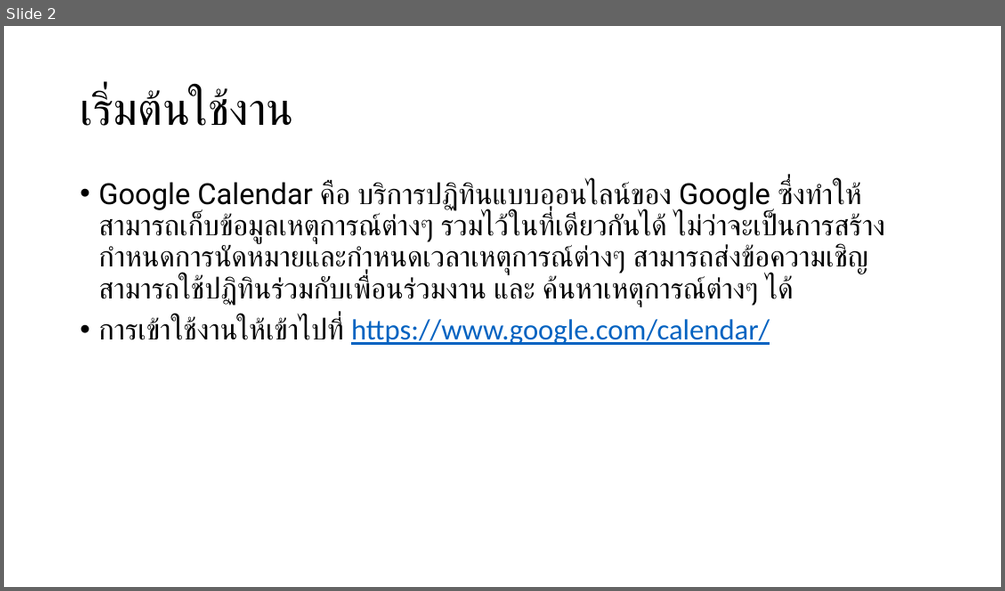
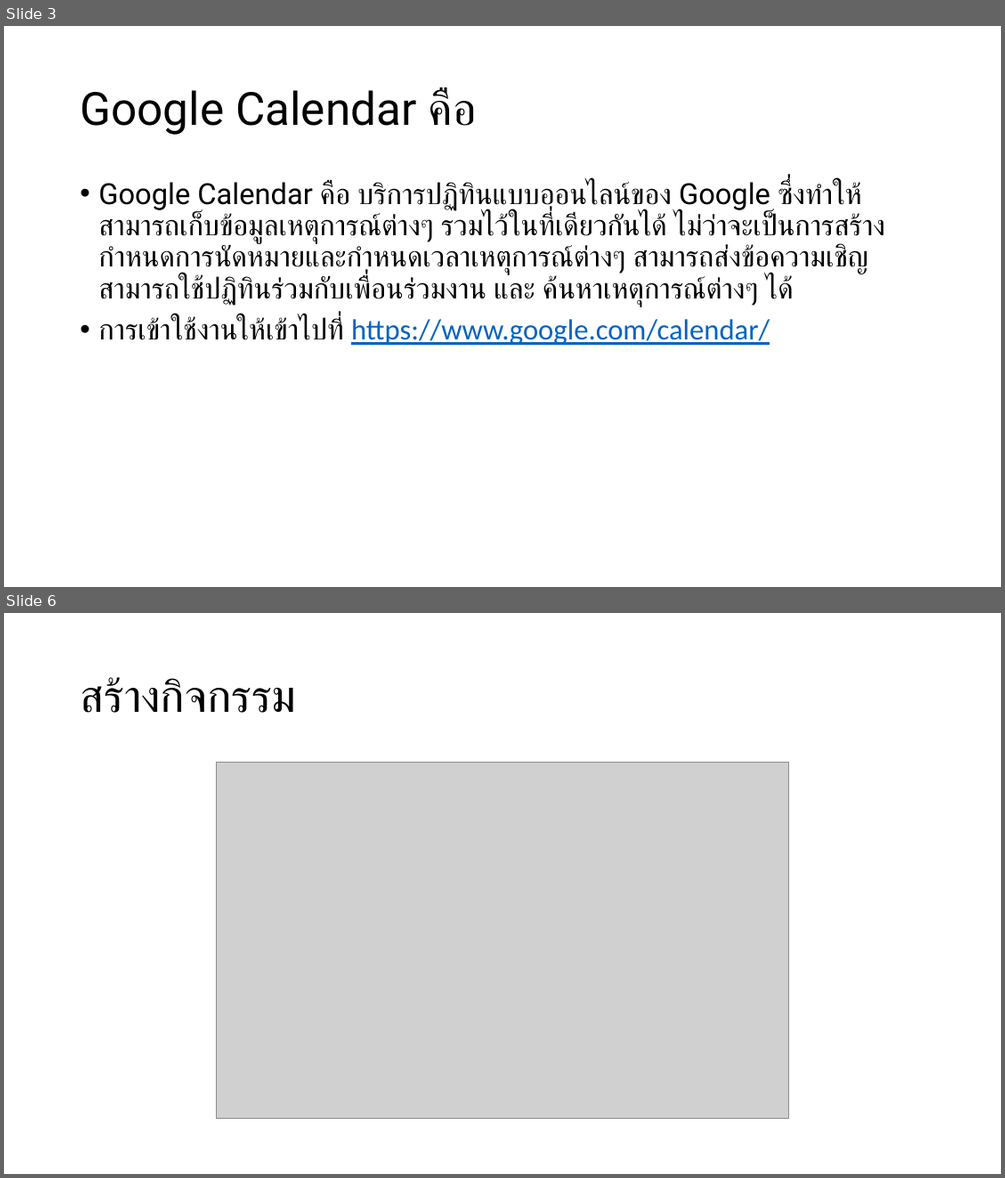
Before and after one commit to bratchasak/gcalendar, a slide deck: Google Calendar.pptx. Shown one above the other, each under a label of ours: slide 2 before the commit, slides 3 and 6 after it; the slides between them are not shown. The pictures are 1005x591 and 1005x1178 pixels, drawn with LibreOffice and Linux fonts; fonts in the diff are those of the drawing; grey boxes stand for pictures. Boxes give left, top, right and bottom in pixels: in the first picture for what was removed or moved away, otherwise in the second. Text is boxed around its words. In the diff, an @@ line names an element or a change of style, - is before the commit and + after.

```diff
--- a/Google Calendar.pptx
+++ b/Google Calendar.pptx
@@ slide 6 added at (x1=4, y1=613, x2=1001, y2=1174), background #FFFFFF @@
@@ title added at (x1=80, y1=677, x2=296, y2=713), 44 pt, text #000000 @@
+สร้างกิจกรรม
@@ picture added at (x1=217, y1=763, x2=789, y2=1119) @@
@@ what was slide 2 is now slide 3 @@
@@ slide 3 changed as well @@
@@ title at (x1=80, y1=89, x2=477, y2=135): text changed @@
-เริ่มต้นใช้งาน
+Google Calendar คือ
```
Also in this commit, not shown: 1 other slide changed, 14 other slides added, 9 slides removed, 1 other file.
